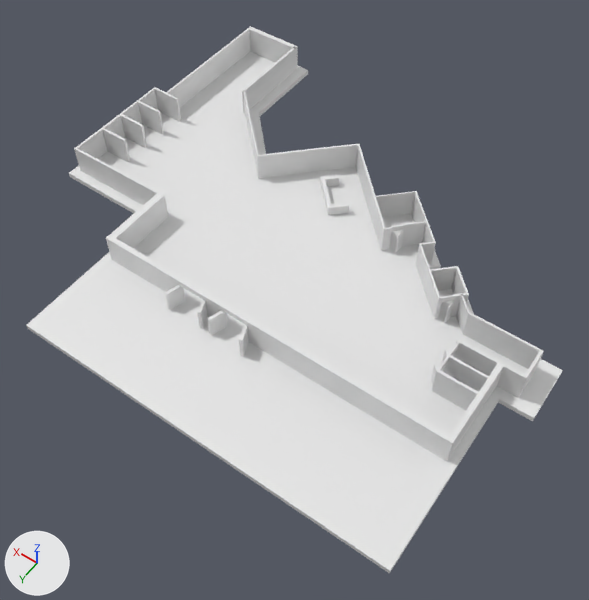
One commit to the glTF model thegame/3d-assets/floors/2ndfloor/2thwalls.gltf: the scene before it, then after it.
Camera for both pictures: a 50 mm lens placed at (-39.2, 40.4, 59.5), pointed at (-11.0, 0.9, -2.6). Lighting does not change. The marker at lower left points along +X, +Y and +Z. Materials are left out; every surface is plain grey. Where no turn or scale is listed for an object, it has been applied to the vertices.

The first picture shows 'Desk', 'Doors', 'Floor', 'OutsideDoors.001', 'Plane.001', 'Walls'.
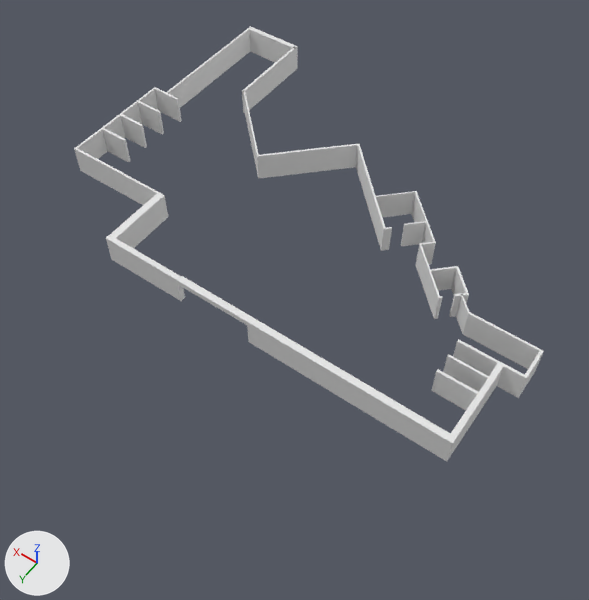
The newer file is also turned or shifted as a whole; pictures and numbers use the older file's frame.

Location of each change, (x1, y1, x2, y2) in pixels of the pictures (589 x 600 px):
'Floor', deleted
    before: (26, 52, 563, 573)
'OutsideDoors.001', deleted
    before: (165, 285, 249, 357)
'Doors', deleted
    before: (391, 224, 460, 386)
'Desk', deleted
    before: (320, 175, 349, 215)

Patch to the scene script:
```diff
--- a/thegame/3d-assets/floors/2ndfloor/2thwalls.gltf.py
+++ b/thegame/3d-assets/floors/2ndfloor/2thwalls.gltf.py
@@ ob_desk @@
-ob_desk = bpy.data.objects.new('Desk', me_plane_001)
-ob_desk.location = (-9.8, -9.7, 0.0)
-ob_desk.rotation_euler = (-0.00378, -0.00961, -0.803)  # degrees (-0.2, -0.6, -46)
-ob_desk.scale = (-0.263, -0.234, -0.241)
@@ ob_doors @@
-ob_doors = bpy.data.objects.new('Doors', me_cube)
-ob_doors.location = (-16.7, -8.4, 1.1)
-ob_doors.scale = (-0.0554, -0.495, -1.29)
@@ ob_outsidedoors_001 @@
-ob_outsidedoors_001 = bpy.data.objects.new('OutsideDoors.001', me_plane_006)
-ob_outsidedoors_001.location = (1.6, -1.3, 0.0)
@@ ob_floor @@
-ob_floor = bpy.data.objects.new('Floor', me_plane_008)
-ob_floor.location = (-9.1, 2.6, 0.0)
```
